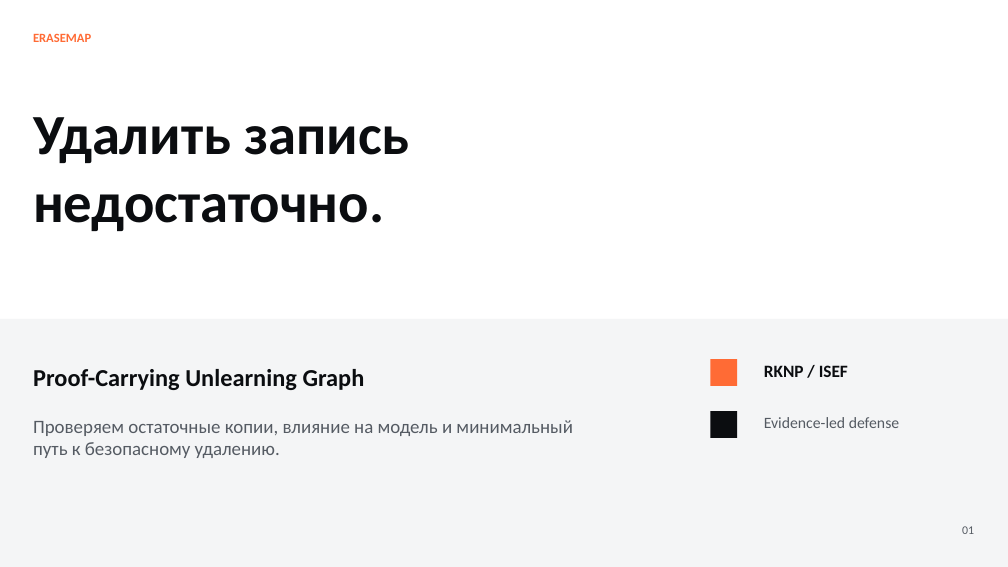
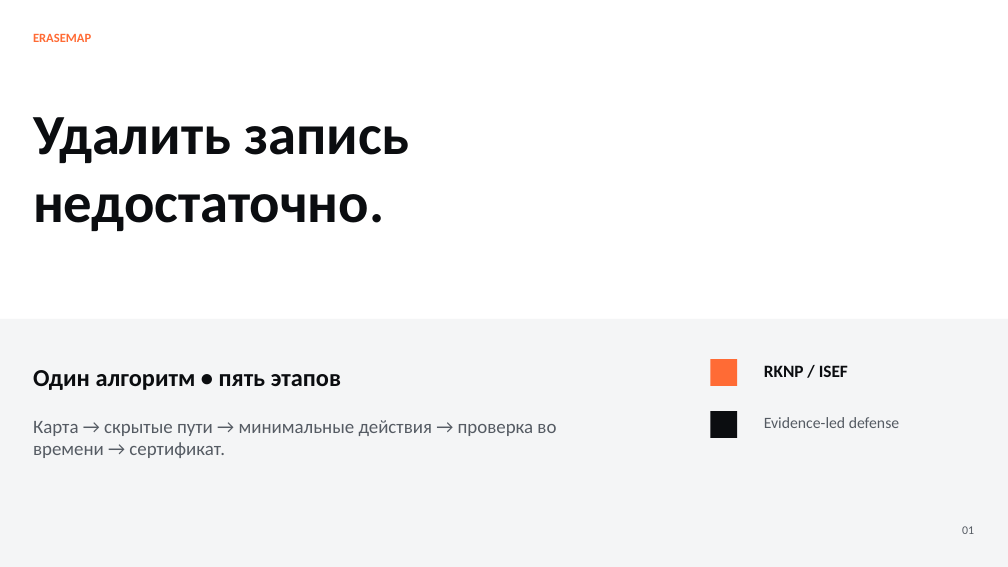
Before and after one commit to nazkari86-lab/erasemap, a slide deck: slide 1 of competition/EraSeMap_RKNP_ISEF_RU.pptx. Drawn at 1008x567 pixels with LibreOffice and Linux fonts; fonts in the diff are those of the drawing. Boxes give left, top, right and bottom in pixels: in the first picture for what was removed or moved away, otherwise in the second. Text is boxed around its words. In the diff, an @@ line names an element or a change of style, - is before the commit and + after.

```diff
--- a/competition/EraSeMap_RKNP_ISEF_RU.pptx
+++ b/competition/EraSeMap_RKNP_ISEF_RU.pptx
@@ text at bbox=[33, 370, 341, 390]: text changed @@
-Proof-Carrying Unlearning Graph
+Один алгоритм • пять этапов
@@ text at bbox=[33, 420, 556, 458]: text changed @@
-Проверяем остаточные копии, влияние на модель и минимальный путь к безопасному удалению.
+Карта → скрытые пути → минимальные действия → проверка во времени → сертификат.
```
Also in this commit, not shown: 9 other slides changed, 30 other files.
